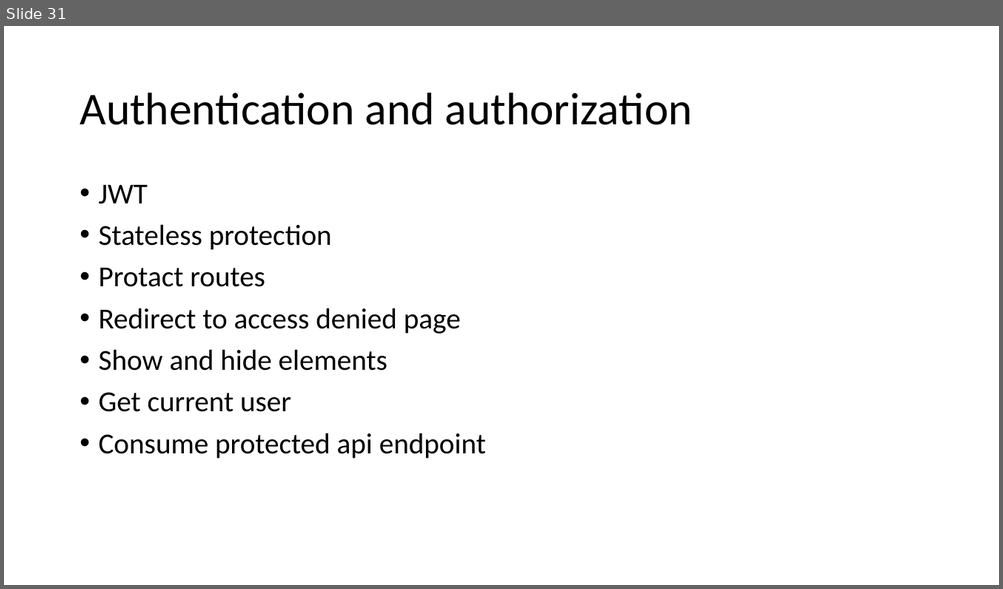
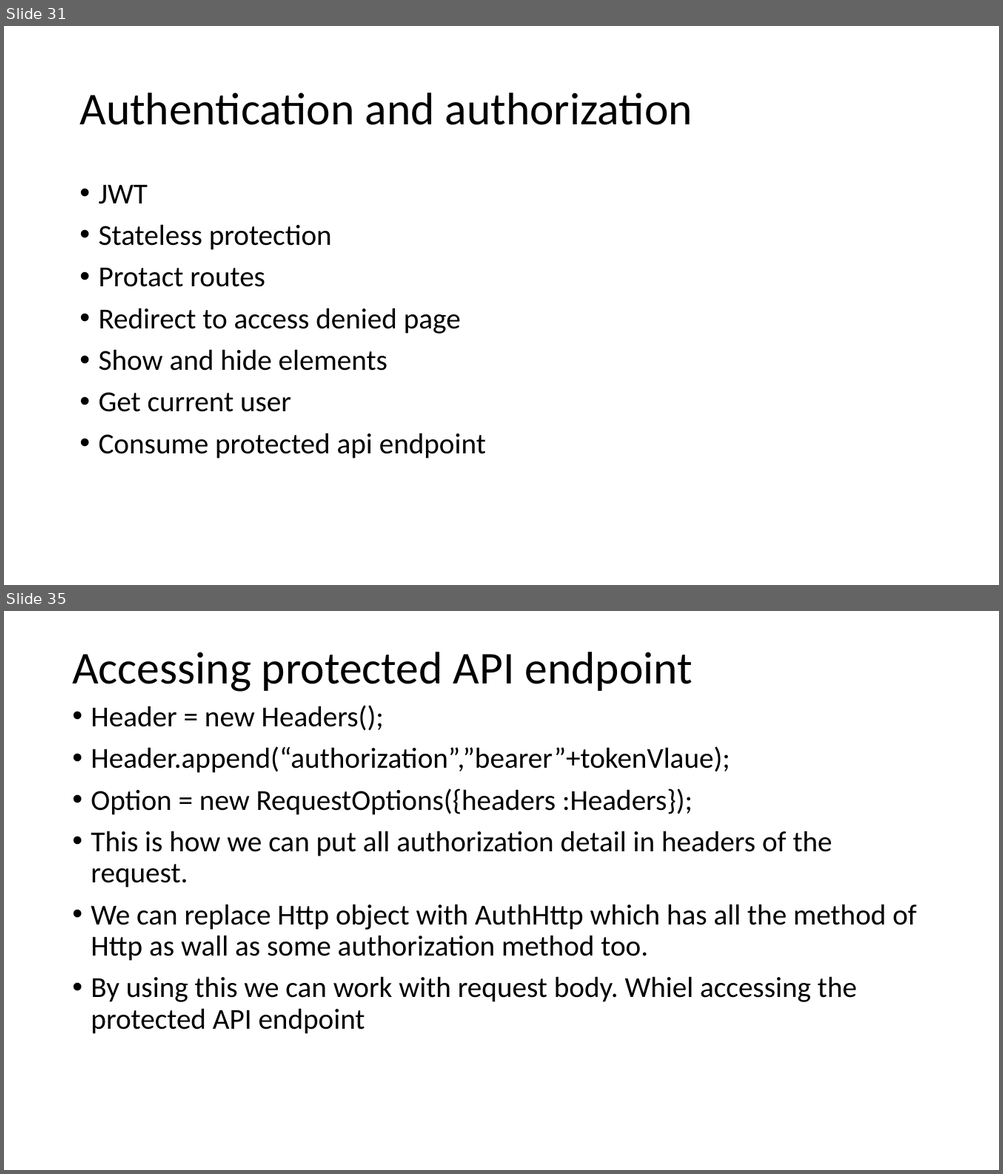
Before and after one commit to Deepak145/stackfulSliders, a slide deck: Angular 2.pptx. Shown one above the other, each under a label of ours: slide 31 before the commit, slides 31 and 35 after it; the slides between them are not shown. The pictures are 1003x589 and 1003x1174 pixels, drawn with LibreOffice and Linux fonts; fonts in the diff are those of the drawing. Boxes give left, top, right and bottom in pixels: in the first picture for what was removed or moved away, otherwise in the second. Text is boxed around its words. In the diff, an @@ line names an element or a change of style, - is before the commit and + after.

```diff
--- a/Angular 2.pptx
+++ b/Angular 2.pptx
@@ slide 35 added at <box>4,611,999,1170</box>, background #FFFFFF @@
@@ title added at <box>72,652,693,692</box>, 44 pt, text #000000 @@
+Accessing protected API endpoint
@@ text added at <box>91,705,916,1034</box>, 28 pt, text #000000 @@
+• Header = new Headers();
+• Header.append(“authorization”,”bearer”+tokenVlaue);
+• Option = new RequestOptions({headers :Headers});
+• This is how we can put all authorization detail in headers of the request.
+• We can replace Http object with AuthHttp which has all the method of Http as wall as some authorization method too.
+• By using this we can work with request body. Whiel accessing the protected API endpoint
```
Also in this commit, not shown: 1 slide changed, 2 other slides added.
